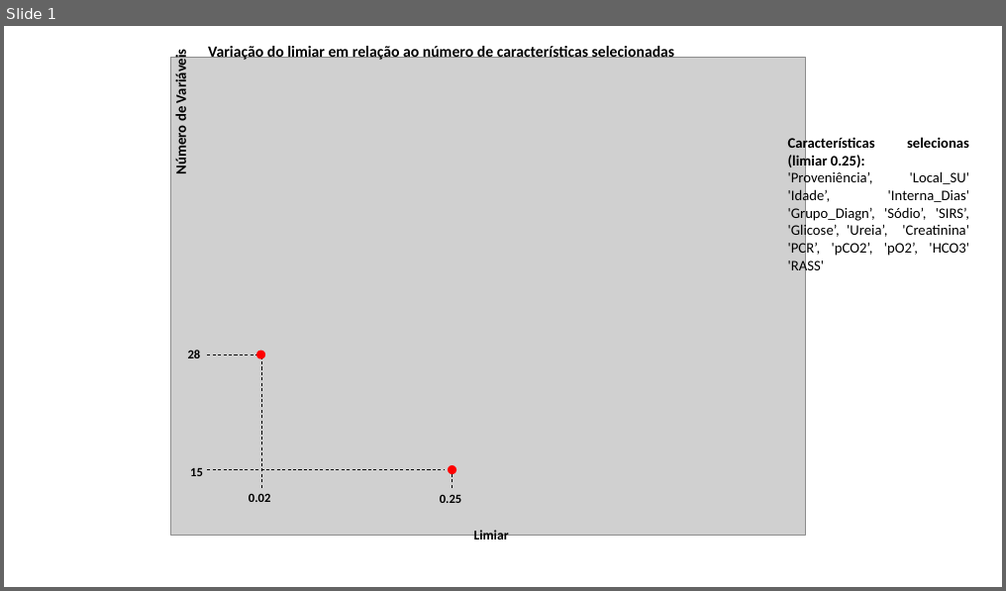
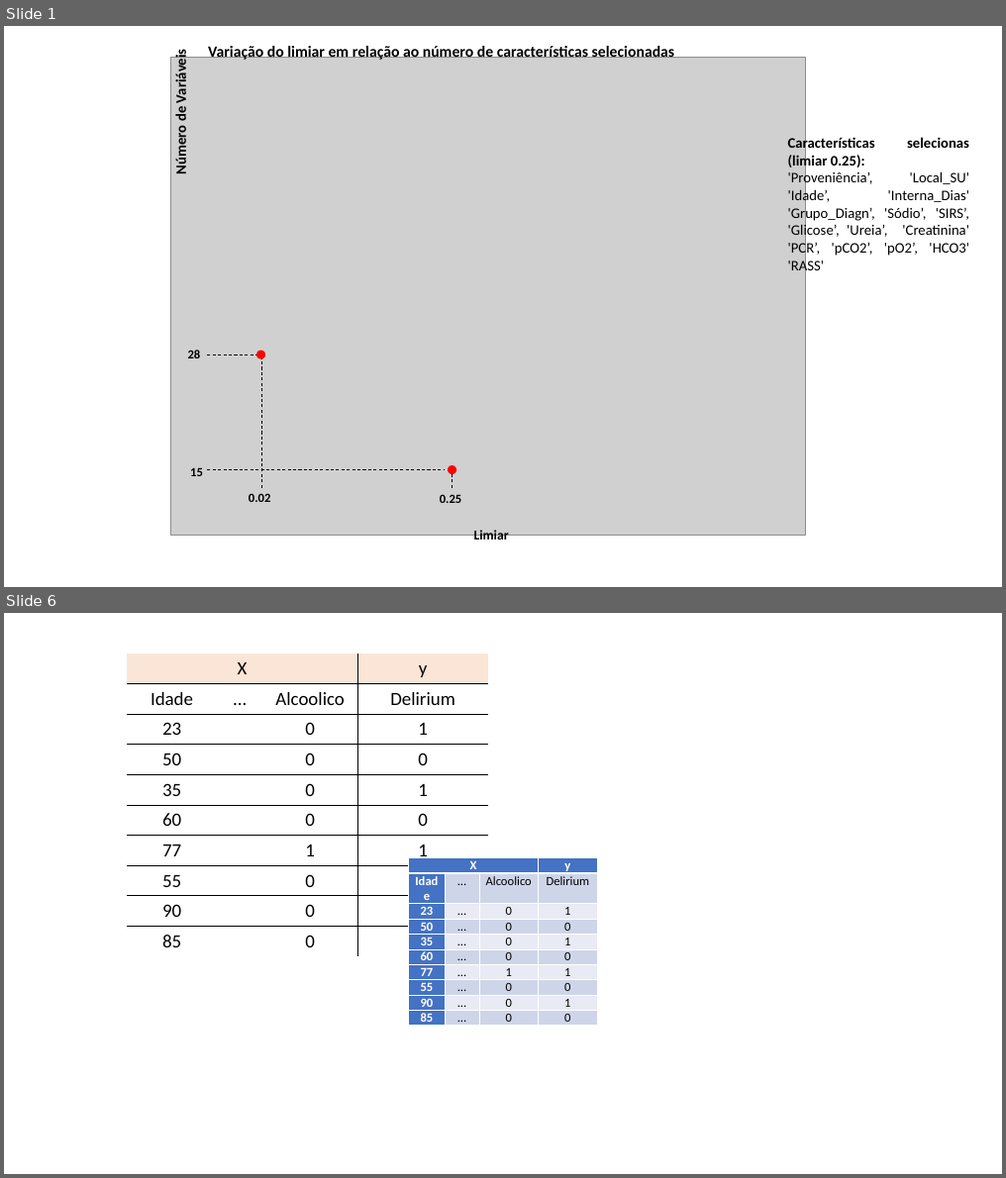
Before and after one commit to natawild/Dissertacao2021, a slide deck: ImagensDissertacao.pptx. Shown one above the other, each under a label of ours: slide 1 before the commit, slides 1 and 6 after it; the slides between them are not shown. The pictures are 1006x591 and 1006x1178 pixels, drawn with LibreOffice and Linux fonts; fonts in the diff are those of the drawing; grey boxes stand for pictures. Boxes give left, top, right and bottom in pixels: in the first picture for what was removed or moved away, otherwise in the second. Text is boxed around its words. In the diff, an @@ line names an element or a change of style, - is before the commit and + after.

```diff
--- a/ImagensDissertacao.pptx
+++ b/ImagensDissertacao.pptx
@@ slide 6 added at [4,613,1002,1174], background #FFFFFF @@
@@ table added at [127,654,488,958], 10 rows, 4 columns @@
+X |  |  | y
+Idade | ... | Alcoolico | Delirium
+23 |  | 0 | 1
+50 |  | 0 | 0
+35 |  | 0 | 1
+60 |  | 0 | 0
+77 |  | 1 | 1
+55 |  | 0 | 0
+90 |  | 0 | 1
+85 |  | 0 | 0
@@ table added at [409,859,598,1026], 10 rows, 4 columns @@
+X |  |  | y
+Idade | ... | Alcoolico | Delirium
+23 | ... | 0 | 1
+50 | ... | 0 | 0
+35 | ... | 0 | 1
+60 | ... | 0 | 0
+77 | ... | 1 | 1
+55 | ... | 0 | 0
+90 | ... | 0 | 1
+85 | ... | 0 | 0
```
Also in this commit, not shown: 5 other slides added, 1 slide removed, 6 other files.
